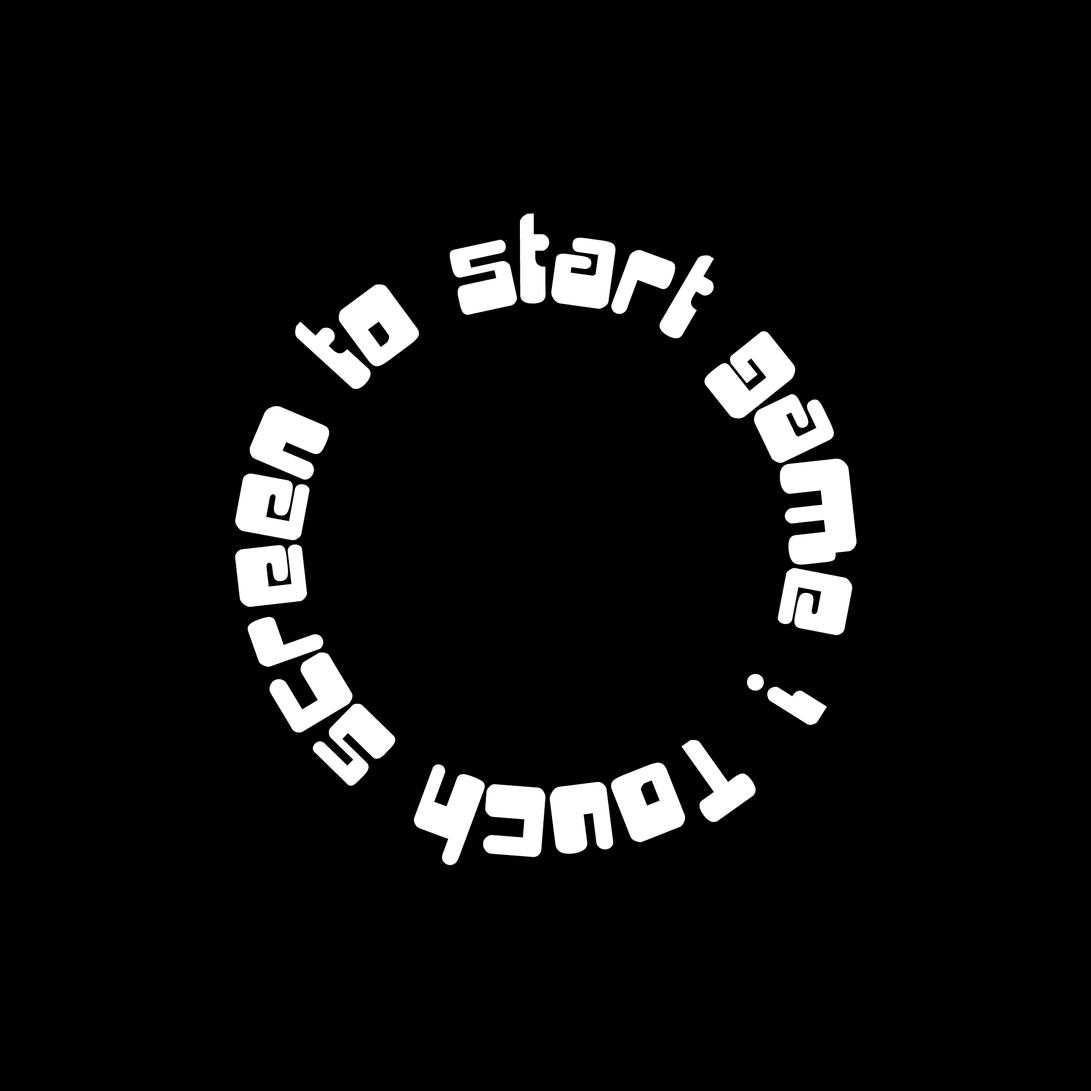
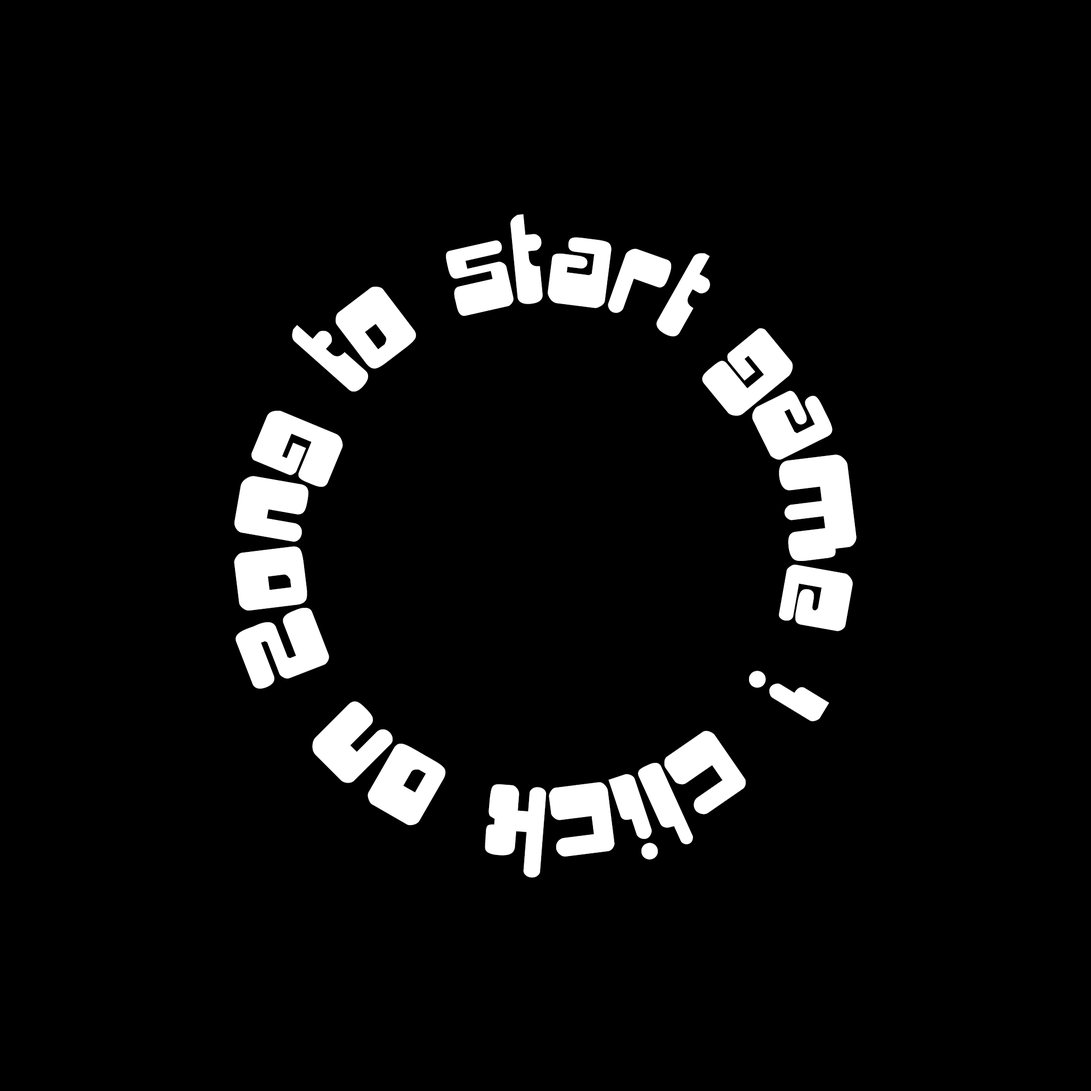
The second 1091x1091 image is a revision of the first. Changes to its layers:
renamed "Touch screen to start game !" to "click on Zong to start game !", painted on it over (233, 213, 857, 879)
